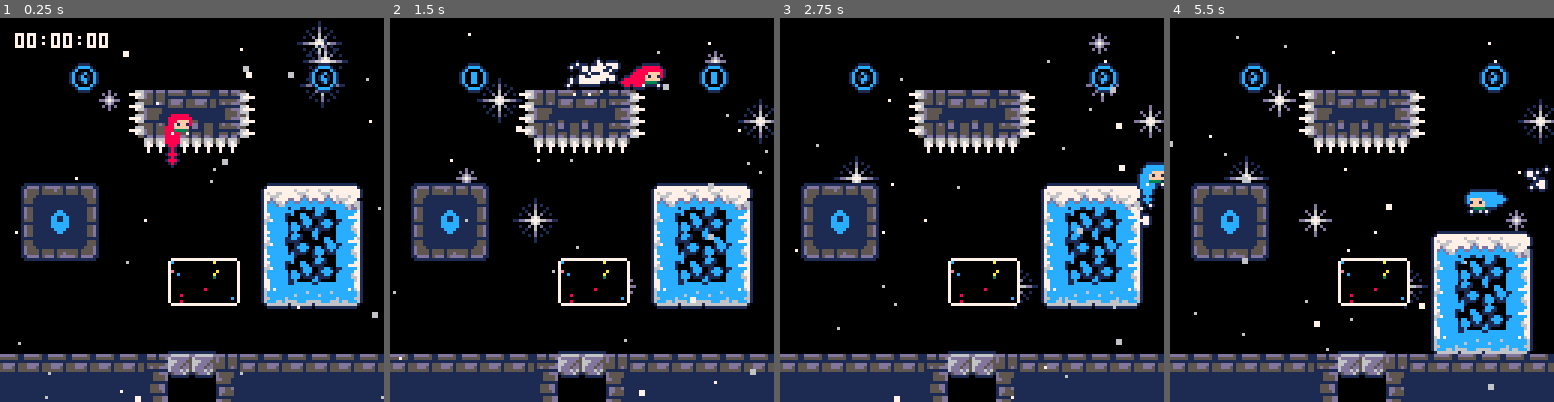
Above: before the commit, frames 1-4 (left to right).
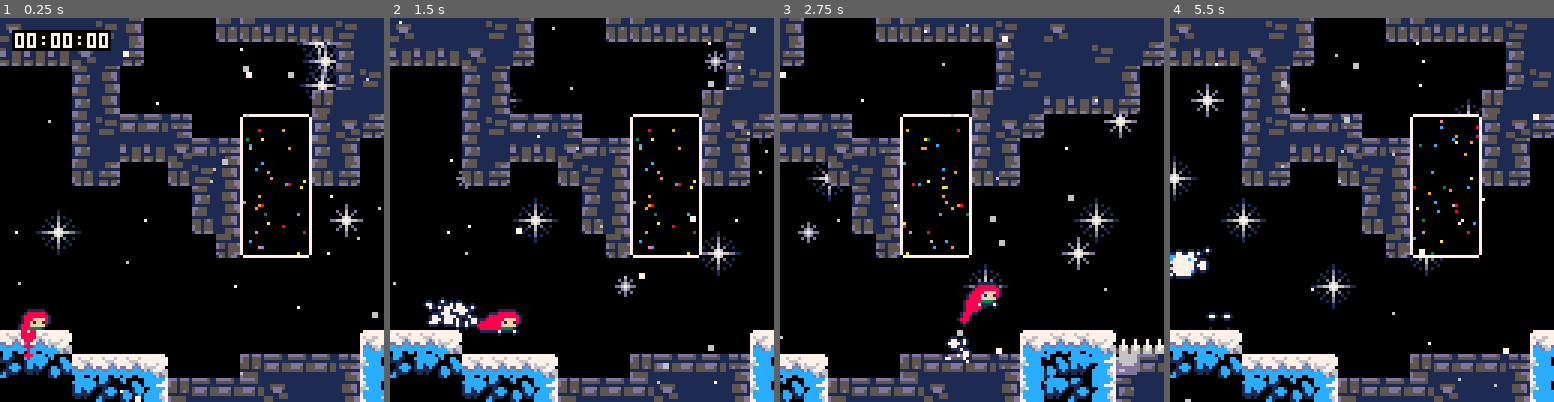
Above: after the commit, the same moments.

Repository: CelesteClassic/newleste.p8
Game: PICO-8 cartridge site.p8
Same seed, same stepped clock (60 frames per second), same inputs: the game is played once before the commit and once after it.
Inputs:
- Up to frame 1 (0.25 s): no input
- Up to frame 2 (1.5 s): tap X (X key) at 0.33, 1.07 s; tap O (Z key) at 0.7 s
- Up to frame 3 (2.75 s): hold Right 1.6-2.1 s; tap O (Z key) at 1.7, 2.1, 2.5 s; tap X (X key) at 1.85 s; hold Up 2.15-2.42 s; hold Right from 2.47 s (still down)
- Up to frame 4 (5.5 s): tap O (Z key) every 0.4 s from 2.9 to 5.3 s; tap X (X key) at 2.97, 4.08, 5.2 s; release Right at 3.03 s; hold Left 3.08-3.58 s; hold Down 3.63-3.97 s; hold Right 4.02-4.68 s; hold Up 4.73-5.03 s; hold Left from 5.08 s (still down)

The runs differ from the first frame. In frame 1, 48% of the frame differs, in the area x 0-100%, y 0-100%; in frame 2, 52%; in frame 3, 49%; in frame 4, 52%.

Commit message:
levels that i never commited woops

Diff:
--- a/site.p8
+++ b/site.p8
@@ -1695,8 +1695,8 @@
 --"x,y,w,h,exit_dirs,badeline num"
 --exit directions "0b"+"exit_left"+"exit_bottom"+"exit_right"+"exit_top" (default top- 0b0001)
 levels={
-  "0,0,1,1,0b0001",
-  "1,0,2,2,0b0001,1"
+  "0,0,3,1,0b0100,0",
+  "4,0,1,2,0b0010,0"
 }
 
 --<camtrigger>--
@@ -1711,6 +1711,7 @@
 --mapdata string table
 --assigned levels will load from here instead of the map
 mapdata={}
+local __init = _init function _init() __init() load_level(1) music(-1) end
 --@end
 
 
@@ -1952,168 +1953,104 @@
 
 
 
+…(64 lines of a section not shown)…
 __gff__
 0000000000000000000000000000000002020202080808000000000000030303030303030303030303030303030303030303030303030303030303030303030300000000000000000000000000000000030300000000000000000000000000000000000000000000000000000000000003000000000000000000000000000000
 0000000000000000000000000000000000000000000000000000000000000000000000000000000000000000000000000000000000000000000000000000000000000000000000000000000000000000000000000000000000000000000000000000000000000000000000000000000000000000000000000000000000000000
 __map__
-000000000000000000000000000000002b3b29000000000000000000002a3b2b000000000000000000000000000000000000000000000000000000000000000000000000000000000000000000000000000000000000000000000000000000000000000000000000000000000000000000000000000000000000000000000000
-000000000000000000000000000000003b290000000000000000000000002a3b000000000000000000000000000000000000000000000000000000000000000000000000000000000000000000000000000000000000000000000000000000000000000000000000000000000000000000000000000000000000000000000000
-000000440000000100000000004400002900000000000000000000001010102a000000000000000000000000000000000000000000000000000000000000000000000000000000000000000000000000000000000000000000000000000000000000000000000000000000000000000000000000000000000000000000000000
-0000000000132122222312000000000000000000000000000000000040414100000000000000000000000000000000000000000000000000000000000000000000000000000000000000000000000000000000000000000000000000000000000000000000000000000000000000000000000000000000000000000000000000
-0000000000133132323312000000000000000000000000000000000000000000000000000000000000000000000000000000000000000000000000000000000000000000000000000000000000000000000000000000000000000000000000000000000000000000000000000000000000000000000000000000000000000000
-0000000000001111111100000000000000000000000000000000000010101000000000000000000000000000000000000000000000000000000000000000000000000000000000000000000000000000000000000000000000000000000000000000000000000000000000000000000000000000000000000000000000000000
-0000000000000000000000000000000000000000000000000000000040414100000000000000000000000000000000000000000000000000000000000000000000000000000000000000000000000000000000000000000000000000000000000000000000000000000000000000000000000000000000000000000000000000
-0047484800000000000000424343430022222222222222222300000000000000000000000000000000000000000000000000000000000000000000000000000000000000000000000000000000000000000000000000000000000000000000000000000000000000000000000000000000000000000000000000000000000000
-0057000000000000000000430000000025252525252532323300000000000000000000000000000000000000000000000000000000000000000000000000000000000000000000000000000000000000000000000000000000000000000000000000000000000000000000000000000000000000000000000000000000000000
-0057000000000000000000430000000025252525252640414100000000000000000000000000000000000000000000000000000000000000000000000000000000000000000000000000000000000000000000000000000000000000000000000000000000000000000000000000000000000000000000000000000000000000
-0000000000000040414100430000000025252525252641000000000000000000000000000a00000000000000000000000000000000000000000000000000000000000000000000000000000000000000000000000000000000000000000000000000000000000000000000000000000000000000000000000000000000000000
-0058000000000041000000430000000025252525252641000010101010100000000000000000000000000000000000000000000000000000000000000000000000000000000000000000000000000000000000000000000000000000000000000000000000000000000000000000000000000000000000000000000000000000
-0000000000000000000000000000000025252532323341000034353535360000000000000000000000000000000000000000000000000000000000000000000000000000000000000000000000000000000000000000000000000000000000000000000000000000000000000000000000000000000000000000000000000000
-0000000000000000000000000000000025252600000041000025000000000010000000100000000000000000000000000000000000000000000000000000000000000000000000000000000000000000000000000000000000000000000000000000000000000000000000000000000000000000000000000000000000000000
-2222222222222317172122222222222225252600000041000025000000001340000013400000000000000000000000000000000000000000000000000000000000000000000000000000000000000000000000000000000000000000000000000000000000000000000000000000000000000000000000000000000000000000
-2525252525252600002425252525252525252600000041000025000000001341000013410000000000000000000000000000000000000000000000000000000000000000000000000000000000000000000000000000000000000000000000000000000000000000000000000000000000000000000000000000000000000000
-0000000000000000000000000000000025252522222341000025000000000000000000000000000000000000000000000000000000000000000000000000000000000000000000000000000000000000000000000000000000000000000000000000000000000000000000000000000000000000000000000000000000000000
-0000000000000000000000000000000025252525252641000000000000000000000000000000000010100000000000000000000000000000000000000000000000000000000000000000000000000000000000000000000000000000000000000000000000000000000000000000000000000000000000000000000000000000
-0000000000000000000000000000000032323232323341000000000000000000000000000000001340410000000000000000000000000000000000000000000000000000000000000000000000000000000000000000000000000000000000000000000000000000000000000000000000000000000000000000000000000000
-0000000000000000000000000000000000000000000000000000000000000000000000000000001341000000000000000000000000000000000000000000000000000000000000000000000000000000000000000000000000000000000000000000000000000000000000000000000000000000000000000000000000000000
+202525253826000000313132323238252025252525323232322525382526101010101024382526000000000000000000000000000000000000000000000000002e2e2e2e2e2e2f00002d2e2e2e2e2e2e000000000000000000000000000000000000000000000000000000000000000000000000000000000000000000000000
+3232322025330000000000000000242525253825330000000024382525202222222222222525262b0000000000000000000000000000000000000000000000002e2e2e2e3e3e3f00003d3e3e2e2e2e2e000000000000000000000000000000000000000000000000000000000000000000000000000000000000000000000000
+000000242600000000000000000024382525252600000000003132323232323225252025252525232b00000000000000000000000000000000000000000000003e3e3e3f00000000000000003d2e2e2e000000000000000000000000000000000000000000000000000000000000000000000000000000000000000000000000
+00000024260000000000000000212525323232330000000000000000000013242032323232382525222300000000000000000000000000000000000000000000000000000000000000000000002d2e2e000000000000000000000000000000000000000000000000000000000000000000000000000000000000000000000000
+0000002438222223000040414124203300000000000000000000000000001331330000000031323232332b000000000000000000000000000000000000000000000000000000000000000000002d2e2e000000000000000000000000000000000000000000000000000000000000000000000000000000000000000000000000
+000000242532322022234100002426000000000000000000000000000000001111000000000000000000502b0000000000000000000000000000000000000000000000000000000100004041412d2e2e000000000000000000000000000000000000000000000000000000000000000000000000000000000000000000000000
+000000313300003138264100003133000000000000000000000000000000000000000000000000000a00505100000000000000000000000000000000000000001e1f1200131d1e1e1e1f4100002d2e2e000000000000000000000000000000000000000000000000000000000000000000000000000000000000000000000000
+00000000000000002426410000000000000000000000000000000000000000000000001010000000000050282b000000000000000000000000000000000000002e2f1200132d2e2e2e2f4100002d2e2e000000000000000000000000000000000000000000000000000000000000000000000000000000000000000000000000
+0000000000000000312641000000000000000000000000000000000000000000001516212300000000292c3c51000000000000000000000000000000000000002e2f1200133d3e3e2e2f4100003d3e3e000000000000000000000000000000000000000000000000000000000000000000000000000000000000000000000000
+000000000000000000374100000000000000000000000000001d230000000000000000313314151516502c2e3c2b0000000000000000000000000000000000002e3f1200000000003d3f410000000000000000000000000000000000000000000000000000000000000000000000000000000000000000000000000000000000
+00000000000000000000000000000000000000000000000000242f1010000000000000000000000000503c2e3c2c2a2b000000000000000000000000000000002f000000000000000000410000000000000000000000000000000000000000000000000000000000000000000000000000000000000000000000000000000000
+0000000000000000000000000000000000000000001d1f000024252223000000000000000000000029283c2e2e3c282c000000000000000000000000000000002f000000000000000000410000000000000000000000000000000000000000000000000000000000000000000000000000000000000000000000000000000000
+000100000000000000000000000000000000000000242f00002425382f00000000292a2a231010292c3c2e2e2e2e2e2e000000000000000000000000000000002f00000000000000000000001d1e1e1e000000000000000000000000000000000000000000000000000000000000000000000000000000000000000000000000
+2a2a2b000000000000000000000000292a2a2b1010242600003e25252f00000000502c283c2314162123141516212222000000000000000000000000000000002f10000000000000000000002d2e2e2e000000000000000000000000000000000000000000000000000000000000000000000000000000000000000000000000
+3c282c2a2a2a2b0000002122222223502c28511d22382600002420252f10101010393c2e282600002426000000242520000000000000000000000000000000002e1f101010101000000000002d2e2e2e000000000000000000000000000000000000000000000000000000000000000000000000000000000000000000000000
+000000283c2c51212222222025252650283c512425252f00003e252538222222222350283c512e2e2426000000243825000000000000000000000000000000002e2e1e1e1e1e1f00000000002d2e2e2e000000000000000000000000000000000000000000000000000000000000000000000000000000000000000000000000
+000000000000000000000000000000000000000000000000000000000000000000000000000000000000000000000000000000000000000000000000000000002e2e2e2e2e2e2e1e1f0000002d2e2e2e000000000000000000000000000000000000000000000000000000000000000000000000000000000000000000000000
+000000000000000000000000000000000000000000000000000000000000000000000000000000000000000000000000000000000000000000000000000000002e2e3e3e3e2e2e2e2f0000003d3e2e2e000000000000000000000000000000000000000000000000000000000000000000000000000000000000000000000000
+000000000000000000000000000000000000000000000000000000000000000000000000000000000000000000000000000000000000000000000000000000002e3f1111113d3e3e3f00000000002d2e000000000000000000000000000000000000000000000000000000000000000000000000000000000000000000000000
+000000000000000000000000000000000000000000000000000000000000000000000000000000000000000000000000000000000000000000000000000000002f110000004041410000000000002d2e000000000000000000000000000000000000000000000000000000000000000000000000000000000000000000000000
+000000000000000000000000000000000000000000000000000000000000000000000000000000000000000000000000000000000000000000000000000000002f00000a004100000000000000002d2e000000000000000000000000000000000000000000000000000000000000000000000000000000000000000000000000
+000000000000000000000000000000000000000000000000000000000000000000000000000000000000000000000000000000000000000000000000000000002f100000004100000000000000002d2e000000000000000000000000000000000000000000000000000000000000000000000000000000000000000000000000
+000000000000000000000000000000000000000000000000000000000000000000000000000000000000000000000000000000000000000000000000000000002e1f1010101d1e1f0000000000002d2e000000000000000000000000000000000000000000000000000000000000000000000000000000000000000000000000
+000000000000000000000000000000000000000000000000000000000000000000000000000000000000000000000000000000000000000000000000000000002e2e1e1e1e2e2e2e1e1e1f0000002d2e000000000000000000000000000000000000000000000000000000000000000000000000000000000000000000000000
+000000000000000000000000000000000000000000000000000000000000000000000000000000000000000000000000000000000000000000000000000000002e2e2e2e2e2e2e3e3e3e3f0000002d2e000000000000000000000000000000000000000000000000000000000000000000000000000000000000000000000000
+000000000000000000000000000000000000000000000000000000000000000000000000000000000000000000000000000000000000000000000000000000002e2e3e3e3e3e3f000000000000002d2e000000000000000000000000000000000000000000000000000000000000000000000000000000000000000000000000
+000000000000000000000000000000000000000000000000000000000000000000000000000000000000000000000000000000000000000000000000000000003e3f0000000000000000000000003d3e000000000000000000000000000000000000000000000000000000000000000000000000000000000000000000000000
 0000000000000000000000000000000000000000000000000000000000000000000000000000000000000000000000000000000000000000000000000000000000000000000000000000000000000000000000000000000000000000000000000000000000000000000000000000000000000000000000000000000000000000
-0000000000000000000000000000000000000000000000000000000000000000000000000000000000000010101010000000000000000000000000000000000000000000000000000000000000000000000000000000000000000000000000000000000000000000000000000000000000000000000000000000000000000000
-0000000000000000000000000000000000000000000000000000000000000000000000000000000000000040414141000000000000000000000000000000000000000000000000000000000000000000000000000000000000000000000000000000000000000000000000000000000000000000000000000000000000000000
-0000000000000000000000000000000000000000000000000000000000000000000000000000000000000041000000000000000000000000000000000000000000000000000000000000000000000000000000000000000000000000000000000000000000000000000000000000000000000000000000000000000000000000
-0000000000000000000000000000000000000000000010000000101010101010100000000000000000000000000000000000000000000000000000000000000000000000000000000000000000000000000000000000000000000000000000000000000000000000000000000000000000000000000000000000000000000000
-0000000000000000000000000000000000000010101027000000404141414141410000001000000010100000000000000000000000000000000000000000000000000000000000000000000000000000000000000000000000000000000000000000000000000000000000000000000000000000000000000000000000000000
-0000000000000000000000000000000000000040414130000000410000000000000000002700000040411200000000000000000000000000000000000000000000000000000000000000000000000000000000000000000000000000000000000000000000000000000000000000000000000000000000000000000000000000
-0000000000000000000000000000000000000000000030000000000000000000000000003700000041001200000000000000000000000000000000000000000000000000000000000000000000000000000000000000000000000000000000000000000000000000000000000000000000000000000000000000000000000000
-0000000000000000000000000000000000000000000030000000000000000000000000000000000000000000000000000000000000000000000000000000000000000000000000000000000000000000000000000000000000000000000000000000000000000000000000000000000000000000000000000000000000000000
-0000000000000000000000000000000000000000010030000000000000000000000000000000000000000000000000000000000000000000000000000000000000000000000000000000000000000000000000000000000000000000000000000000000000000000000000000000000000000000000000000000000000000000
-0000000000000000000000000000000000000021222330000000000000000000000000000000000000000000000000000000000000000000000000000000000000000000000000000000000000000000000000000000000000000000000000000000000000000000000000000000000000000000000000000000000000000000
-0000000000000000000000000000000000000024252630000000000000000000000000000000000000000000000000000000000000000000000000000000000000000000000000000000000000000000000000000000000000000000000000000000000000000000000000000000000000000000000000000000000000000000
-…(129 lines of a section not shown)…
+0000000000000000000000000000000000000000000000000000000000000000000000000000000000000000000000000000000000000000000000000000000000000000000000000000000000000000000000000000000000000000000000000000000000000000000000000000000000000000000000000000000000000000
+000000000000000000000000000000000000000000000000000000000000000000000000000000000000000000000000000000000000000000000000000000001e1e1e1e1f0000000000000000000000000000000000000000000000000000000000000000000000000000000000000000000000000000000000000000000000
+000000000000000000000000000000000000000000000000000000000000000000000000000000000000000000000000000000000000000000000000000000002e2e2e2e2f101010101d1e1e1e1e1e1e000000000000000000000000000000000000000000000000000000000000000000000000000000000000000000000000
+000000000000000000000000000000000000000000000000000000000000000000000000000000000000000000000000000000000000000000000000000000002e2e2e2e2e1e1e1e1e2e2e2e2e2e2e2e000000000000000000000000000000000000000000000000000000000000000000000000000000000000000000000000
+000000000000000000000000000000000000000000000000000000000000000000000000000000000000000000000000000000000000000000000000000000002e2e2e2e2e1e1e1e1e2e2e2e2e2e2e2e000000000000000000000000000000000000000000000000000000000000000000000000000000000000000000000000
Not shown, changed: 128 lines of the sprite sheet (__gfx__) section of site.p8
Not shown, changed: the music (__music__) section of site.p8
Not shown, changed: the sound effects (__sfx__) section of site.p8
